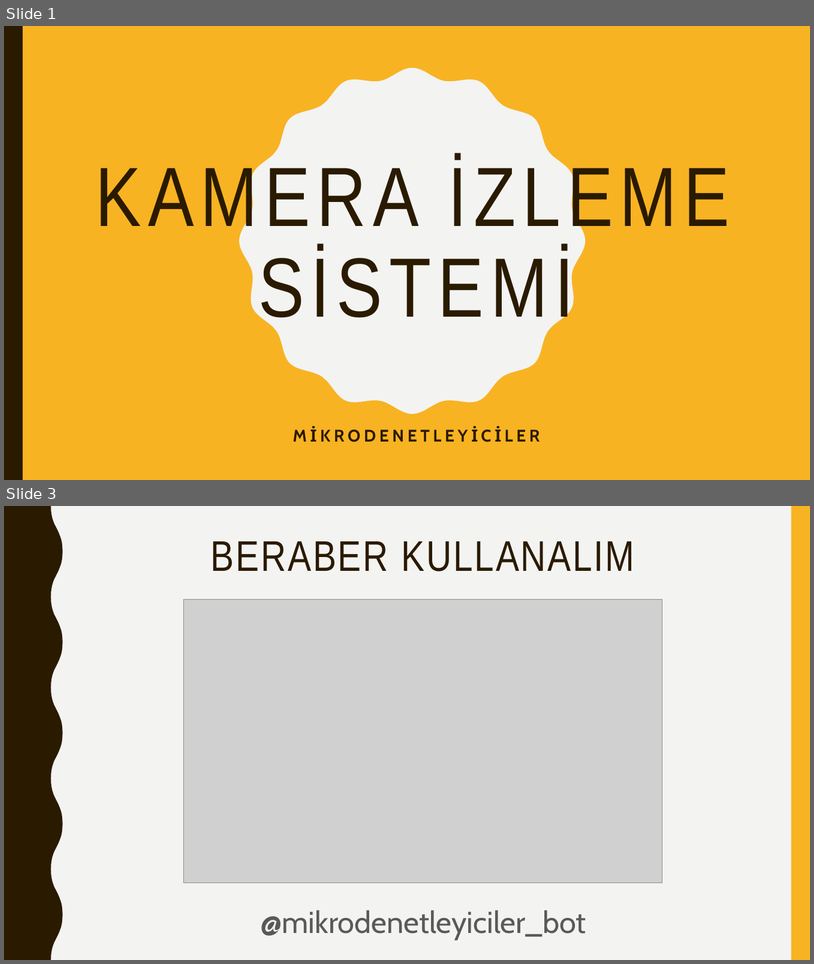
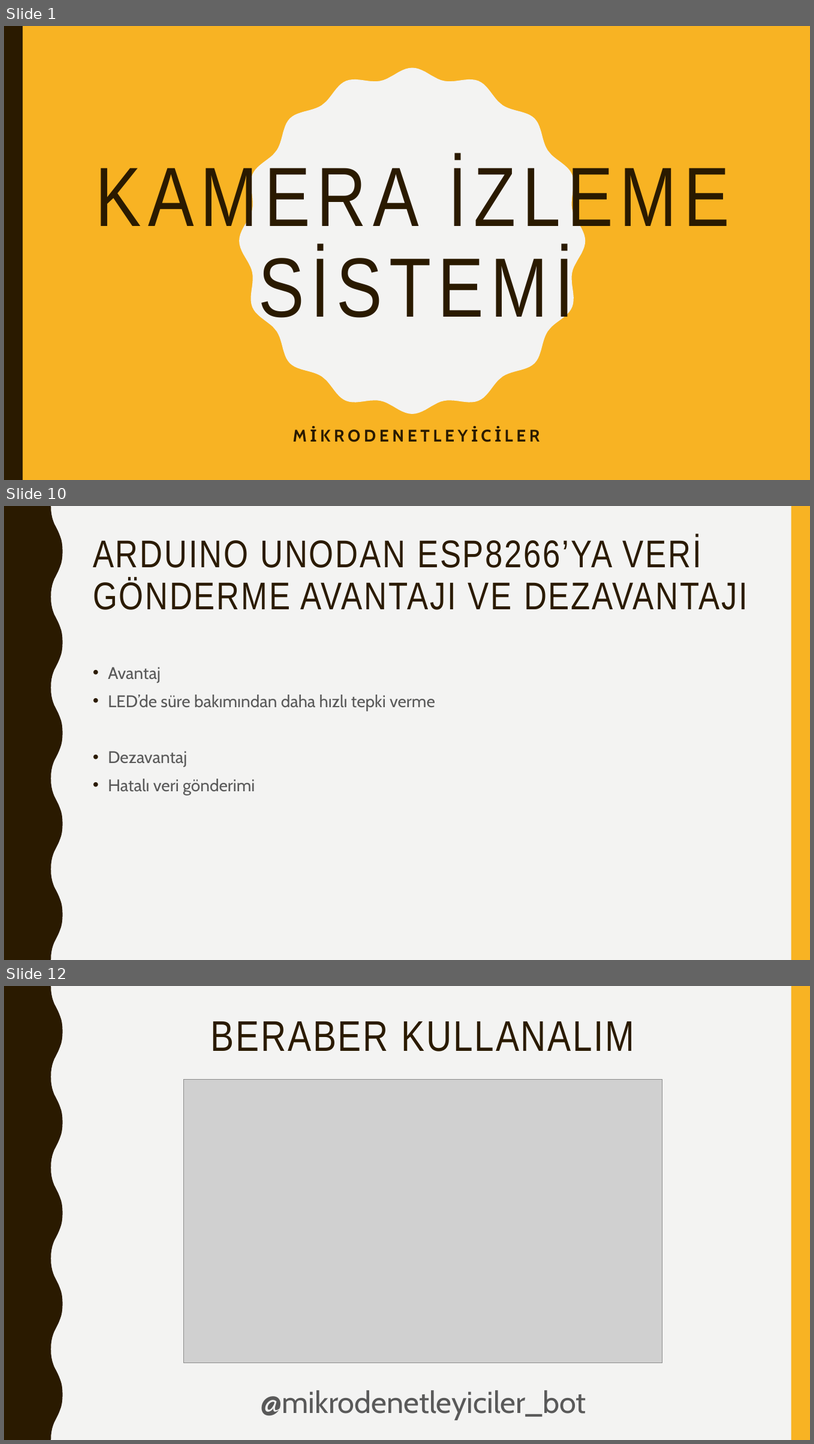
Before and after one commit to sametozalp/microcontrollers-project, a slide deck: slayt.pptx. Shown one above the other, each under a label of ours: slides 1 and 3 before the commit, slides 1, 10 and 12 after it; the slides between them are not shown. The pictures are 814x964 and 814x1444 pixels, drawn with LibreOffice and Linux fonts; fonts in the diff are those of the drawing; grey boxes stand for pictures. Boxes give left, top, right and bottom in pixels: in the first picture for what was removed or moved away, otherwise in the second. Text is boxed around its words. In the diff, an @@ line names an element or a change of style, - is before the commit and + after.

```diff
--- a/slayt.pptx
+++ b/slayt.pptx
@@ slide 10 added at [4, 506, 810, 960], background #F3F3F2; not listed: 2 template elements that a slide beside it also shows @@
@@ title added at [93, 537, 748, 610], 45.9 pt, text #2A1A00 @@
+ARDUINO UNODAN ESP8266’YA VERI GÖNDERME AVANTAJI VE DEZAVANTAJI
@@ text added at [108, 667, 435, 795], 20 pt, text #595959 @@
+• Avantaj
+• LED’de süre bakımından daha hızlı tepki verme
+• Dezavantaj
+• Hatalı veri gönderimi
@@ what was slide 3 is now slide 12 @@
```
Also in this commit, not shown: 1 slide changed, 7 other slides added.
